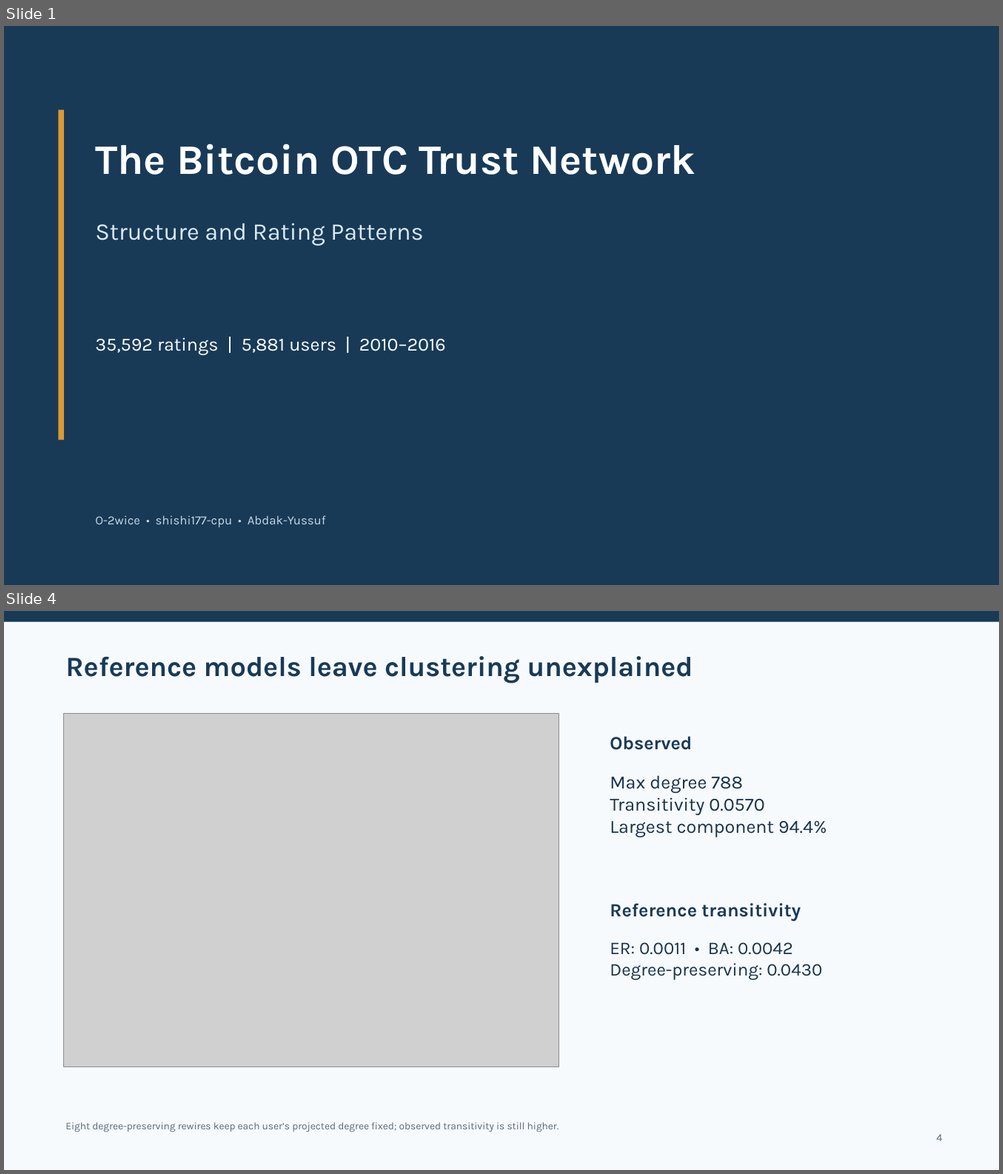
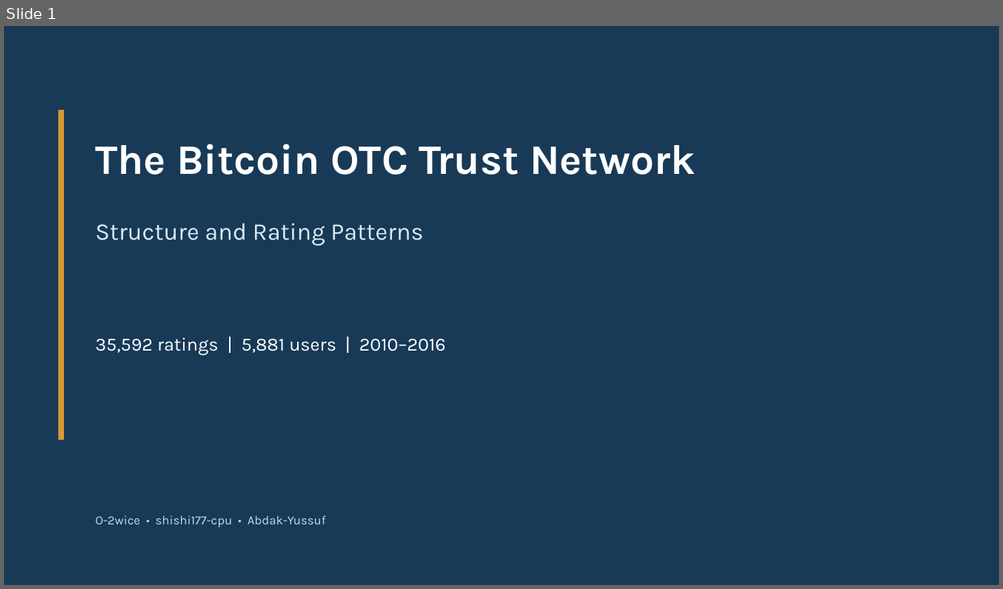
Before and after one commit to O-2wice/bitcoin-otc-trust-network-science, a slide deck: presentation/bitcoin_otc_network_science.pptx. Shown one above the other, each under a label of ours: slides 1 and 4 before the commit, slide 1 after it; the slides between them are not shown. The pictures are 1003x1174 and 1003x589 pixels, drawn with LibreOffice and Linux fonts; fonts in the diff are those of the drawing; grey boxes stand for pictures. Boxes give left, top, right and bottom in pixels: in the first picture for what was removed or moved away, otherwise in the second. Text is boxed around its words. In the diff, an @@ line names an element or a change of style, - is before the commit and + after.

```diff
--- a/presentation/bitcoin_otc_network_science.pptx
+++ b/presentation/bitcoin_otc_network_science.pptx
@@ slide 4 removed at (x1=4, y1=611, x2=999, y2=1170), background #F7FAFC @@
@@ rectangle removed at (x1=4, y1=611, x2=999, y2=622) @@
@@ text removed at (x1=65, y1=656, x2=693, y2=684) @@
-Reference models leave clustering unexplained
@@ picture removed at (x1=64, y1=714, x2=559, y2=1068) @@
@@ text removed at (x1=609, y1=736, x2=691, y2=750) @@
-Observed
@@ text removed at (x1=609, y1=775, x2=826, y2=837) @@
-Max degree 788
-Transitivity 0.0570
-Largest component 94.4%
@@ text removed at (x1=609, y1=903, x2=800, y2=921) @@
-Reference transitivity
@@ text removed at (x1=609, y1=943, x2=822, y2=980) @@
-ER: 0.0011 • BA: 0.0042
-Degree-preserving: 0.0430
@@ text removed at (x1=65, y1=1122, x2=559, y2=1133) @@
-Eight degree-preserving rewires keep each user’s projected degree fixed; observed transitivity is still higher.
@@ text removed at (x1=936, y1=1135, x2=942, y2=1142) @@
-4
```
Also in this commit, not shown: 9 slides changed, 5 slides added, 3 other slides removed, 1 other file.
